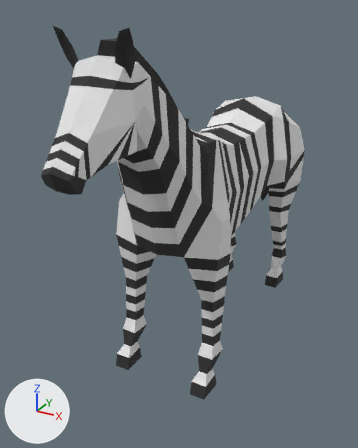
Before and after pictures for a commit that changed the glTF model public/models/animals/zebra.glb.
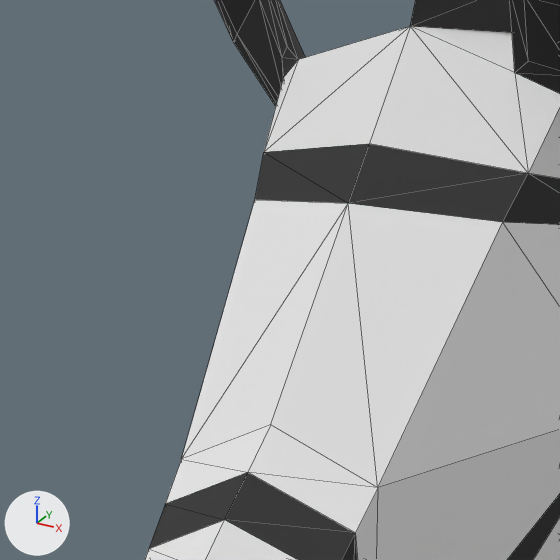
Each version appears first whole from a camera (50 mm lens) standing at (4.41, -9.63, 7.27) and looking at (-0.37, -0.94, 2.93), and next in a close-up on the part from 7% to 34% of the width and 11% to 33% of the height. The lights are fixed; the arrows at lower left show +X, +Y and +Z. The first two pictures are the older version. The close-ups show mesh edges as thin lines. Vertices at exactly the same position are counted once.

The older version as bpy lines, for what is in view:
```python
me_cylinder = bpy.data.meshes.new('Cylinder')
me_cylinder.from_pydata(...)  # 679 vertices, 1354 faces; spans x -1.28..1.28, y -5.07..4.16, z -0.04..7.03
# faces by material slot: [582, 772]
me_cylinder.materials.append(mat_white)
me_cylinder.materials.append(mat_black)
ob_zebra = bpy.data.objects.new('Zebra', me_cylinder)
ob_zebra.location = (0.0, 0.0, 0.0)
```
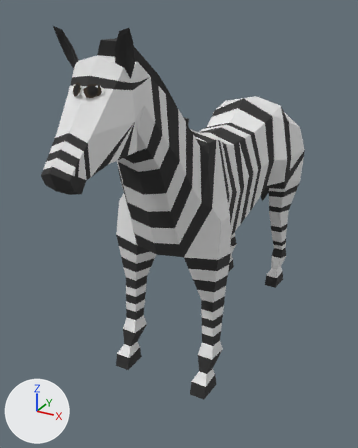
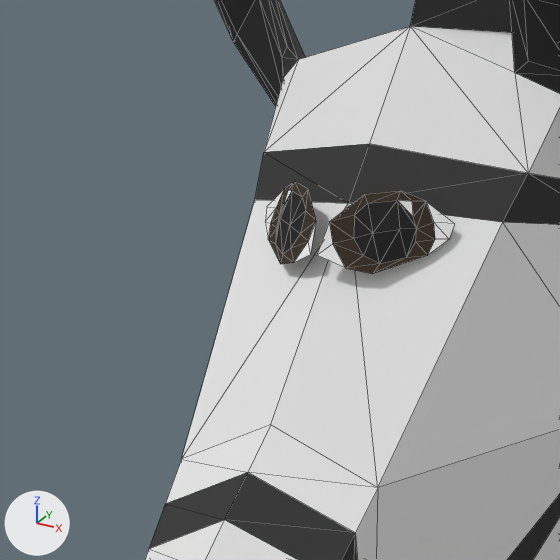
Pixel boxes (x1, y1, x2, y2) of what changed, in the close-ups (560 x 560 px):
part 1 of me_cylinder, added
    after: (317, 191, 455, 274)
part 2 of me_cylinder, added
    after: (265, 182, 316, 264)

The change, as a list of edits to the scene's bpy script:
```text
Add mat_eyes_white:
    mat_eyes_white = bpy.data.materials.new('Eyes_White')
    # nodes: BsdfPrincipled, Mix, OutputMaterial, VertexColor
    # colours: white #f0f0f0, mixed with the vertex colours
Add mat_eyes_pupil:
    mat_eyes_pupil = bpy.data.materials.new('Eyes_Pupil')
    # nodes: BsdfPrincipled, Mix, OutputMaterial, VertexColor
    # colours: brown #312515, mixed with the vertex colours
Add mat_eyes_black:
    mat_eyes_black = bpy.data.materials.new('Eyes_Black')
    # nodes: BsdfPrincipled, Mix, OutputMaterial, VertexColor
    # colours: black #131313, mixed with the vertex colours
Change me_cylinder:
    used by ob_zebra; location = (0.0, 0.0, 0.0)
    remove me_cylinder.from_pydata(...)  # 679 vertices, 1354 faces; spans x -1.28..1.28, y -5.07..4.16, z -0.04..7.03
    add me_cylinder.from_pydata(...)  # 731 vertices, 1434 faces; spans x -1.28..1.28, y -5.07..4.16, z -0.04..7.03
    me_cylinder part 1: a new loose piece of 26 vertices spanning x 0.01..0.28, y -4.34..-4.17, z 6.15..6.32
    me_cylinder part 2: a new loose piece of 26 vertices spanning x -0.28..-0.01, y -4.34..-4.17, z 6.15..6.32
    add me_cylinder.materials.append(mat_eyes_black)
    add me_cylinder.materials.append(mat_eyes_white)
    add me_cylinder.materials.append(mat_eyes_pupil)
```
